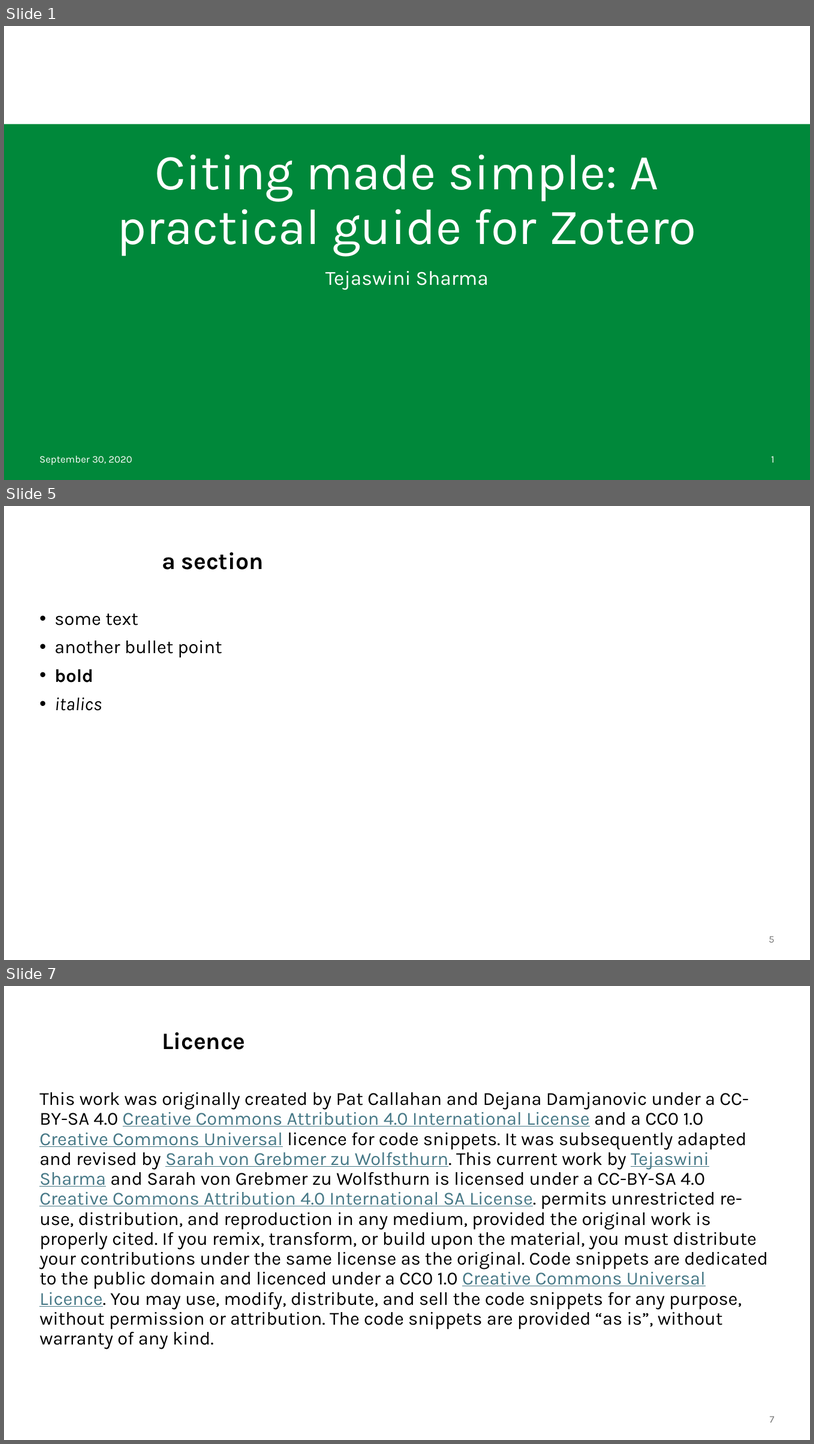
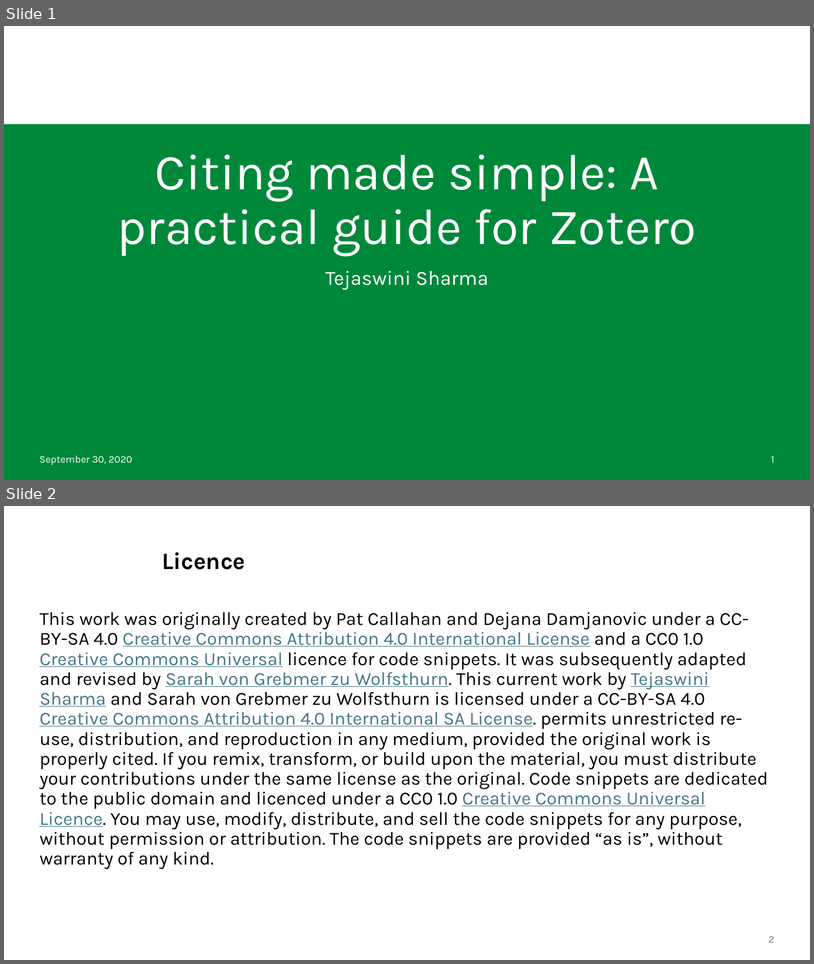
Before and after one commit to lmu-osc/train-the-trainer-test-repo-separate-slidedeck-zenodo, a slide deck: lmu-branded-test.pptx. Shown one above the other, each under a label of ours: slides 1, 5 and 7 before the commit, slides 1 and 2 after it; the slides between them are not shown. The pictures are 814x1444 and 814x964 pixels, drawn with LibreOffice and Linux fonts; fonts in the diff are those of the drawing; background and template pictures are left out. Boxes give left, top, right and bottom in pixels: in the first picture for what was removed or moved away, otherwise in the second. Text is boxed around its words. In the diff, an @@ line names an element or a change of style, - is before the commit and + after.

```diff
--- a/lmu-branded-test.pptx
+++ b/lmu-branded-test.pptx
@@ slide 5 removed at bbox=[4, 506, 810, 960], background #FFFFFF @@
@@ title removed at bbox=[162, 552, 264, 570] @@
-a section
@@ text removed at bbox=[54, 613, 222, 711] @@
-• some text
-• another bullet point
-• bold
-• italics
@@ page number removed at bbox=[769, 936, 774, 942] @@
-5
@@ what was slide 7 is now slide 2 @@
@@ page number at bbox=[769, 936, 775, 942]: text changed @@
-7
+2
```
Also in this commit, not shown: 1 slide added, 5 other slides removed, 18 other files.
